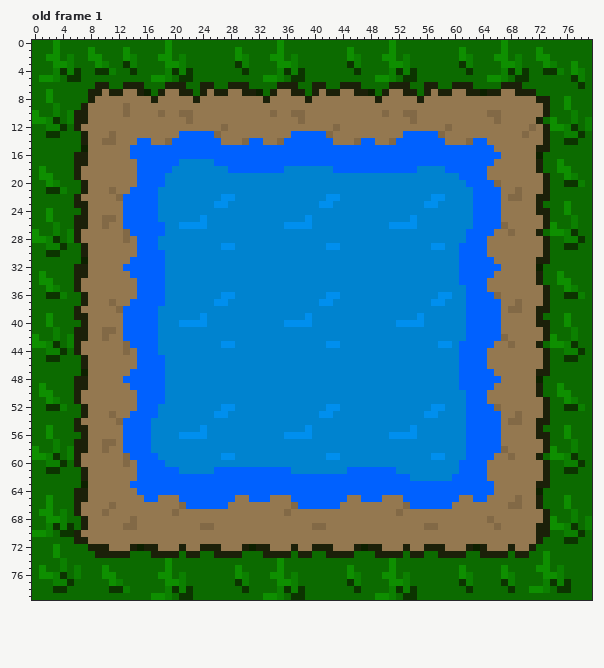
One commit to this pixel-art file: Mage's World/Sprites/TileSet/Scenary/world/Grass&Lake2.ase. Above is the file before it was changed.
80x80 pixels, 2 frames. Shown: old frame 1. The commit also changed other frames, which this record leaves out.
After the commit:
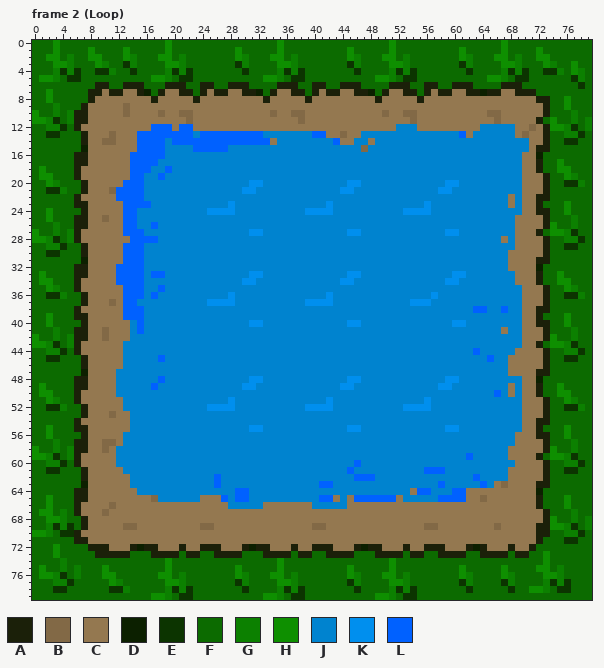
Palette (. is transparent): A #1b2009  B #826946  C #947850  D #0c2000  E #0c3400  F #0c6b00  G #0c8000  H #0e8f00  J #0083cf  K #008fee  L #0061ff
A new or re-ordered frame is compared with the old frame closest to it.
From old to new:
frames 2 -> 8
Changed rows in their new state; - is an unchanged pixel.
Frame 2 (Loop) is new; against old frame 1:
first column x 10:
12 -------LLL-LL----C---------------C--------JJJ----C----JJJJJ--
13 -----LLLLLL--J--LLLLLLLJJJJJJJ--C-B--JJJJJJJJJJJJJJL-JJJJJJ--
14 -------LLJ-------LLLL--L-JJJJJJJJL--JJCJJJJJJJJJJJJJJJJJJJJJJ
15 ----C----JJJJ-----JJJJJJJJJJJJJJJJJJJBJJJJJJJJJJJJJJJJJJJJJJJ
16 ---------JJJJJJJJJJJJJJJJJJJJJJJJJJJJJJJJJJJJJJJJJJJJJJJJJJJ-
17 ----L---JJJ-----JJJJJJJJJJJJJJJJJJJJJJJJJJJJJJJJJJJJJJJJJJJJ-
18 ----L--JJ---------JJJJJJJJ-------JJJJJJJJJJJJ----JJJJJJJJJJJ-
19 ----L-JJ-------------------------------------------JJJJJJJJJ-
20 ---LL-JJJ------------KK------------KK------------KK-JJJJJJJJ-
21 --LL--JJ------------KK------------KK------------KK---JJJJJJJ-
22 --L---JJ---------JJ-------------JJ-------------JJ----JJJJJCJ-
23 -------J--------JJK------------J---------------J-----JJJJJ-J-
24 -----JJJ-------KKKK----------KKKK----------KKKK------JJJJJJJ-
25 -C---JJJ------J--------------J--------------J--------JJJJJJ--
26 C----JJ-J--JJJJ-----------JJJJ-----------JJJJ--------JJJJJJ--
27 ---L--JJJ------------KK------------KK------------KK-JJJJJJJ--
28 ---CL-----------------------------------------------JJJJJ-J--
29 ---LL-JJ---------JJ-------------JJ-------------JJ--JJJJJJJJ--
30 ---LL-JJJ------------------------------------------JJJJJJJ---
31 ---L--JJJ------------------------------------------JJJJJJJ---
32 --L---JJJ------------------------------------------JJJJJJJ---
33 --LL--J--------------KK------------KK-------------KKJJJJJJJ--
34 --LLL-JJJ-----------KK------------KK-------------KKJJJJJJJJ--
35 ---LL-JJ--------------------------------------------JJJJJJJJ-
36 ---LL-J-J--------J---------------J-------------KJJ--JJJJJJJJ-
37 ---L-JJJJ------K--K----------KK-------------KKKJJ---JJJJJJJJ-
38 --C---JJ--------------------------------------------J--JJLJJ-
39 ------JJ------J--------------J---------------J------JJJJJJJJ-
40 ---CJ-JJ---JJJJ------KK---JJJJ-----KK-----JJJJ----KKJJJJJJJJ-
41 -C-CJ-JJ--------------------------------------------JJJJJ-JJ-
42 ---CJJJJ--------------------------------------------JJJJJJJJ-
43 ---JJJJJ---------JJ-------------JJ--------------JJ-JJJJJJJJJ-
44 ---JJJJJ-------------------------------------------JJ-JJJJJ--
45 ---JJJJJ-------------------------------------------JJJJLJJ---
46 ---JJJJJJ------------------------------------------JJJJJJJ---
47 --JJJJJJJ------------------------------------------JJJJJJJ---
48 --JJJJJJ-------------KK------------KK------------KKJJJJJJJJJ-
49 --JJJJJ-J-----------KK------------KK------------KK-JJJJJJJ-J-
50 --JJJJJJJ-------------------------------------------JJJJLJ-J-
51 ---JJJJJJ---------K-------------K-------------K-----JJJJJJJJ-
52 ---JJJJJ-------KK------------KKK-J---------KKKKJJ---JJJJJJJJ-
53 ----JJJJ--------JJ-------------JJ-------------JJ----JJJJJJJJ-
54 --CCJJJ---------------------------------------------JJJJJJJJ-
55 ---CJJJ-------J------KK------J-----KK-------J----KK-JJJJJJJJ-
56 ---JJJJ----JJJJ-----------JJJJ-----------JJJJ-------JJJJJJJ--
57 ---JJJJ---------------------------------------------JJJJJJJ--
58 --JJJJJ---------------------------------------------JJJJJJ---
59 --JJJJJJ---------JJ-------------JJ-------------JJ----JJJJJC--
60 --JJJJJJJ---------------------------L--------------JJJJJJJJ--
61 ---JJJJJJJJ-----JJJJJJJJJJJ---------JJJJJJ----LLL--JJJJJJJ---
62 ----JJJJJJJJJJJJ-JJJJJJJJJJJJJJJJJJJ---JJJJJ------JJJ-JJJJ---
63 ----JJJJJJJJJJJJ-JJJJJJJJJJJJJJ--JJJJJJJJJJJJJJJ-JJJJJ-J-B---
64 -----JJJJJJJJJJJJJJ--JJJJJJJJJJJJJJJJJJJJJJJC--JJJ--CCCC-----
65 ------CBJJJJJJCCC-JLLJJJJJJJJJJ--CJ-L---LL-JJJJJ---L-CB----C-
66 -----------CCCCCCCJJJJJ----CCCJJJJJ--------CCCCCCC--------CC-
67 ----------C---------------C---------------C------------------
68 ----C--------------------------------------------------C-----
Boxes around the changes in both pictures, in picture pixels (x1, y1, x2, y2):
changed: (102, 124, 529, 523)
